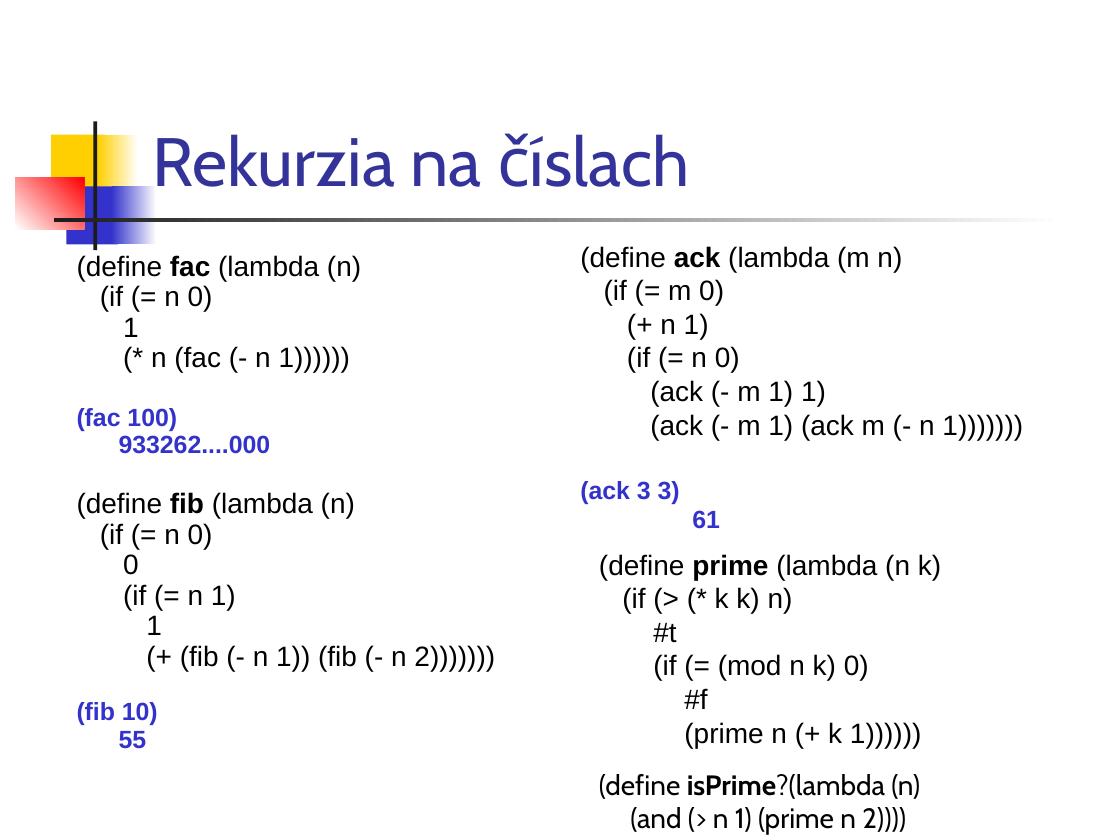
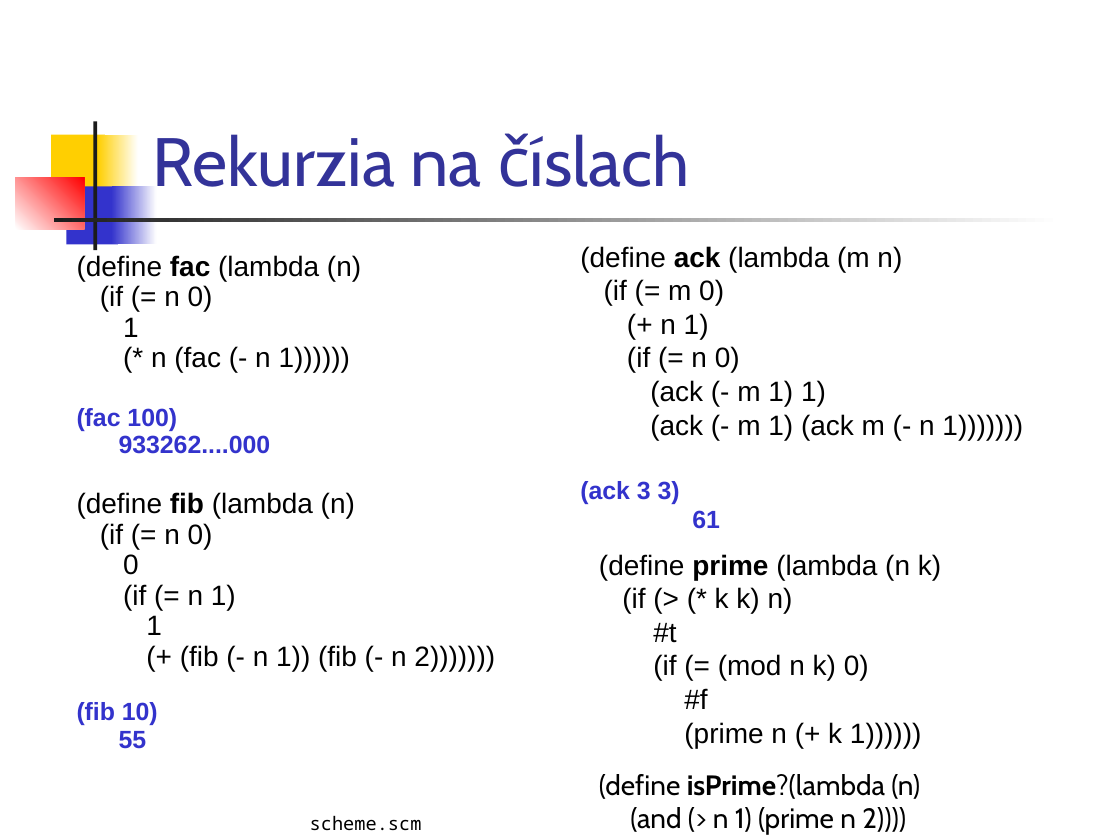
Before and after one commit to Funkcionalne/Prednasky, a slide deck: slide 22 of 01/01_fpro.ppt. Drawn at 1120x840 pixels with LibreOffice and Linux fonts; fonts in the diff are those of the drawing. Boxes give left, top, right and bottom in pixels: in the first picture for what was removed or moved away, otherwise in the second. Text is boxed around its words. In the diff, an @@ line names an element or a change of style, - is before the commit and + after.

```diff
--- a/01/01_fpro.ppt
+++ b/01/01_fpro.ppt
@@ text added at (x1=310, y1=815, x2=422, y2=831), 12 pt, text #000000 @@
+scheme.scm
```
Also in this commit, not shown: 13 other slides changed, 1 other file.
